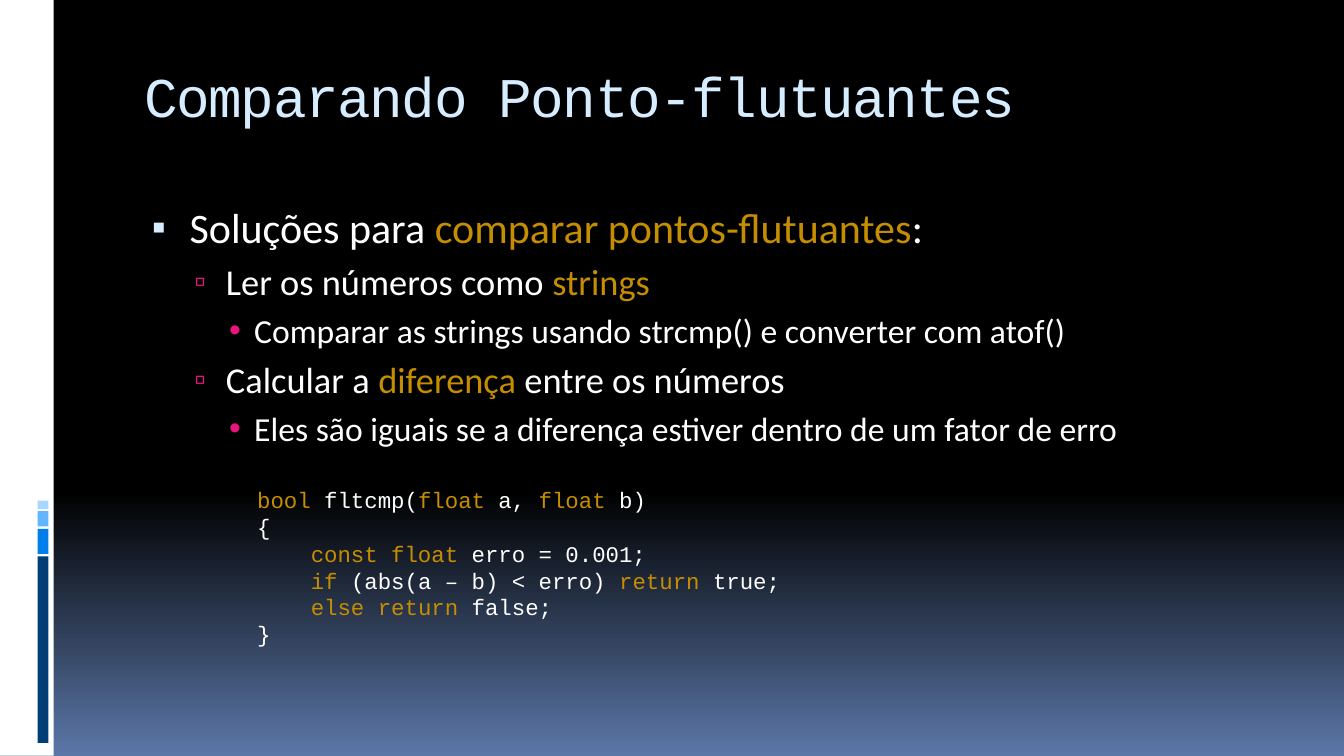
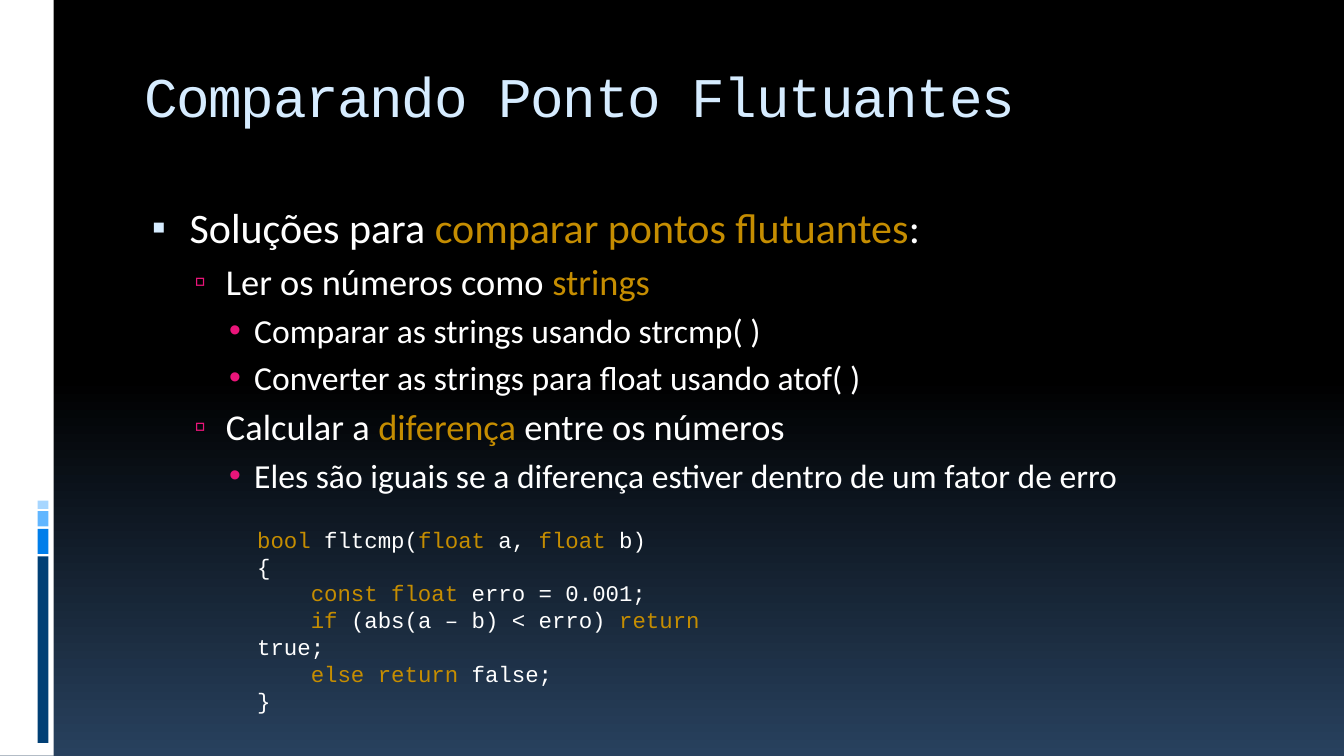
Before and after one commit to JudsonSS/ProgComp, a slide deck: slide 16 of Slides/18. Laços de Repetição While e Do-While.pptx (slide 15 before the commit). Drawn at 1344x756 pixels with LibreOffice and Linux fonts; fonts in the diff are those of the drawing. Boxes give left, top, right and bottom in pixels: in the first picture for what was removed or moved away, otherwise in the second. Text is boxed around its words. In the diff, an @@ line names an element or a change of style, - is before the commit and + after.

```diff
--- a/Slides/18. Laços de Repetição While e Do-While.pptx
+++ b/Slides/18. Laços de Repetição While e Do-While.pptx
@@ background gradient #000000 to #5B77A8 to gradient #000000 to #28415E @@
@@ title at (144,77,1015,129): text changed @@
-Comparando Ponto-flutuantes
+Comparando Ponto Flutuantes
@@ text at (190,214,920,250): text changed @@
-▪ Soluções para comparar pontos-flutuantes:
+▪ Soluções para comparar pontos flutuantes:
@@ text at (254,318,843,396): text changed @@
-    • Comparar as strings usando strcmp() e converter com atof()
+    • Comparar as strings usando strcmp( )
+    • Converter as strings para float usando atof( )
@@ text "bool fltcmp(float a, float b)" rewrapped from (257,492,780,619) to (257,532,699,686) @@
```
Also in this commit, not shown: 31 other slides changed, 3 slides added, 2 slides removed, 7 other files.
